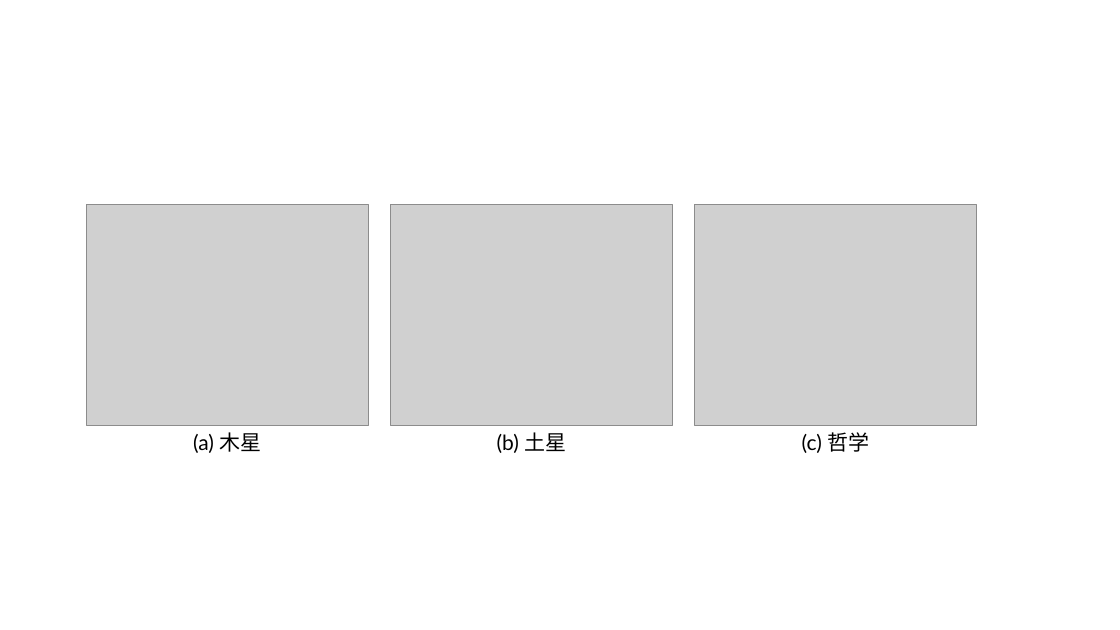
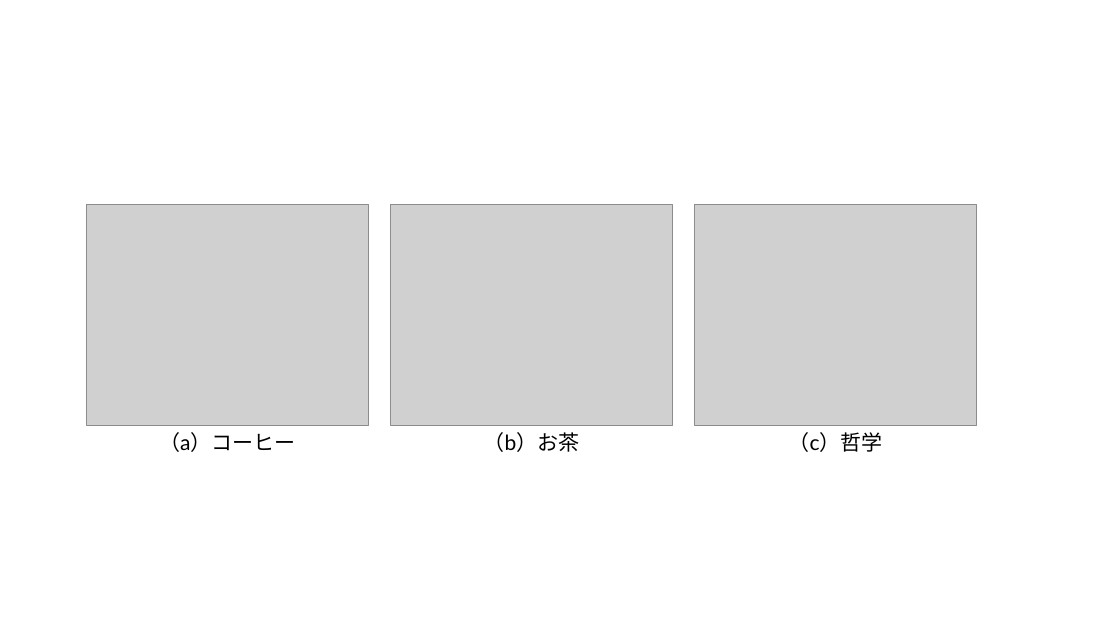
Before and after one commit to liber-craft-co-ltd/book_impress_text-image-basic, a slide deck: slide 15 of images.pptx (slide 10 before the commit). Drawn at 1120x630 pixels with LibreOffice and Linux fonts; fonts in the diff are those of the drawing; grey boxes stand for pictures. Boxes give left, top, right and bottom in pixels: in the first picture for what was removed or moved away, otherwise in the second. Text is boxed around its words. In the diff, an @@ line names an element or a change of style, - is before the commit and + after.

```diff
--- a/images.pptx
+++ b/images.pptx
@@ text at box(159, 432, 295, 452): text changed @@
-(a) 木星
+（a）コーヒー
@@ text at box(484, 432, 580, 452): text changed @@
-(b) 土星
+（b）お茶
@@ text at box(789, 432, 883, 452): text changed @@
-(c) 哲学
+（c）哲学
```
Also in this commit, not shown: 2 other slides changed, 6 slides added, 43 other files.
